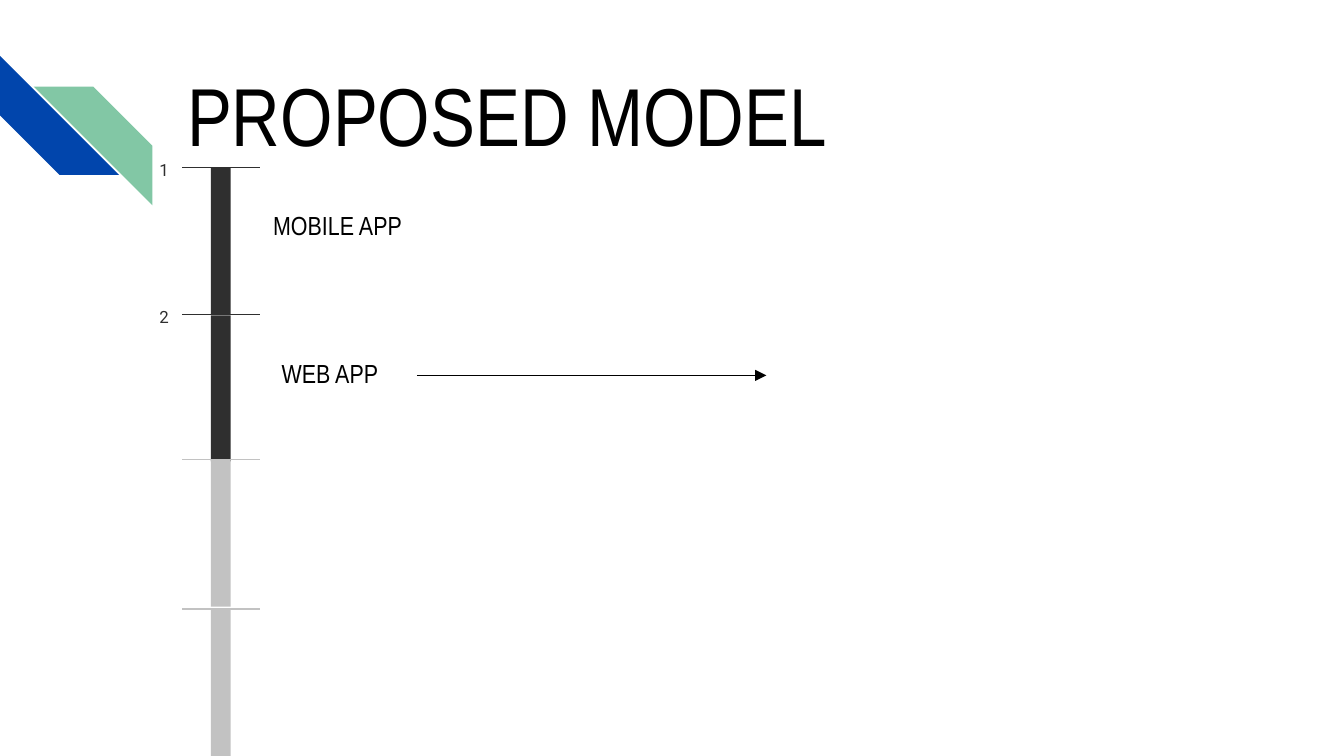
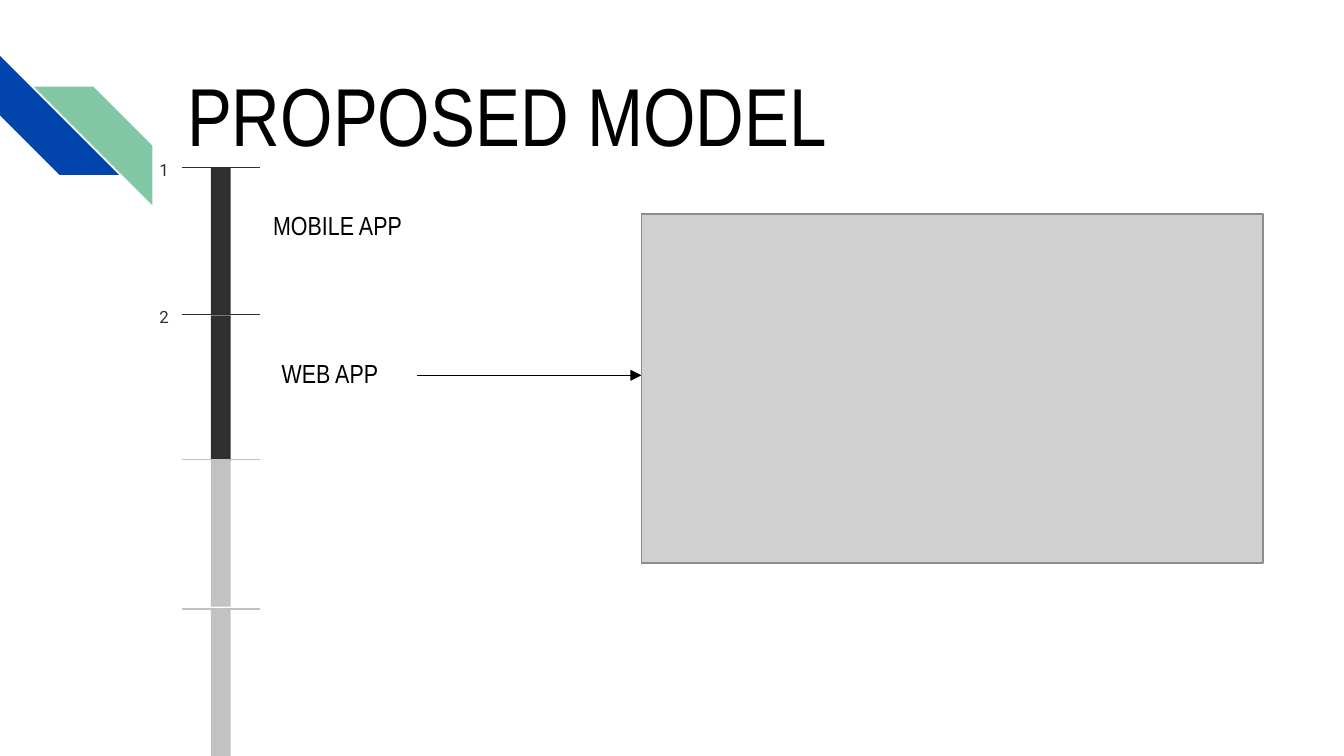
Before and after one commit to Bengaluru18/team-4, a slide deck: slide 5 of jpmc.pptx (slide 4 before the commit). Drawn at 1344x756 pixels with LibreOffice and Linux fonts; fonts in the diff are those of the drawing; grey boxes stand for pictures. Boxes give left, top, right and bottom in pixels: in the first picture for what was removed or moved away, otherwise in the second. Text is boxed around its words. In the diff, an @@ line names an element or a change of style, - is before the commit and + after.

```diff
--- a/jpmc.pptx
+++ b/jpmc.pptx
@@ picture added at bbox=[641, 214, 1262, 563] @@
@@ arrow moved from (417, 375) - (766, 375) to (417, 375) - (641, 375) @@
```
Also in this commit, not shown: 4 other slides changed, 2 slides added.
